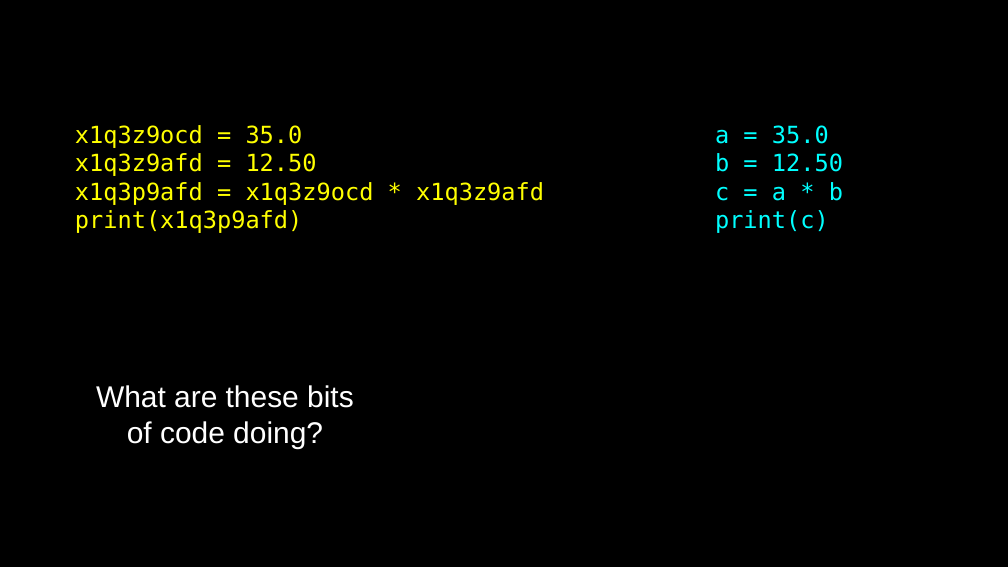
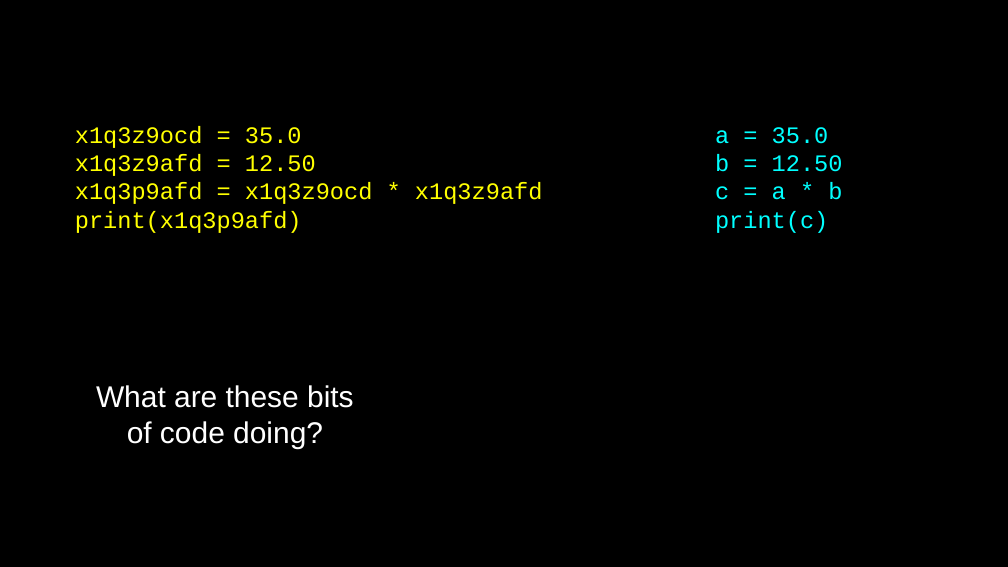
Before and after one commit to csev/py4e, a slide deck: slide 9 of lectures3/Pythonlearn-02-Expressions.pptx. Drawn at 1008x567 pixels with LibreOffice and Linux fonts; fonts in the diff are those of the drawing. Boxes give left, top, right and bottom in pixels: in the first picture for what was removed or moved away, otherwise in the second. Text is boxed around its words. In the diff, an @@ line names an element or a change of style, - is before the commit and + after.

```diff
--- a/lectures3/Pythonlearn-02-Expressions.pptx
+++ b/lectures3/Pythonlearn-02-Expressions.pptx
@@ text "x1q3z9ocd = 35.0" at <box>75,126,543,233</box>: font DejaVu Sans Mono to Courier New @@
@@ text "a = 35.0" at <box>715,127,843,233</box>: font DejaVu Sans Mono to Courier New @@
```
Also in this commit, not shown: 29 other slides changed, 2 slides added, 1 other file.
